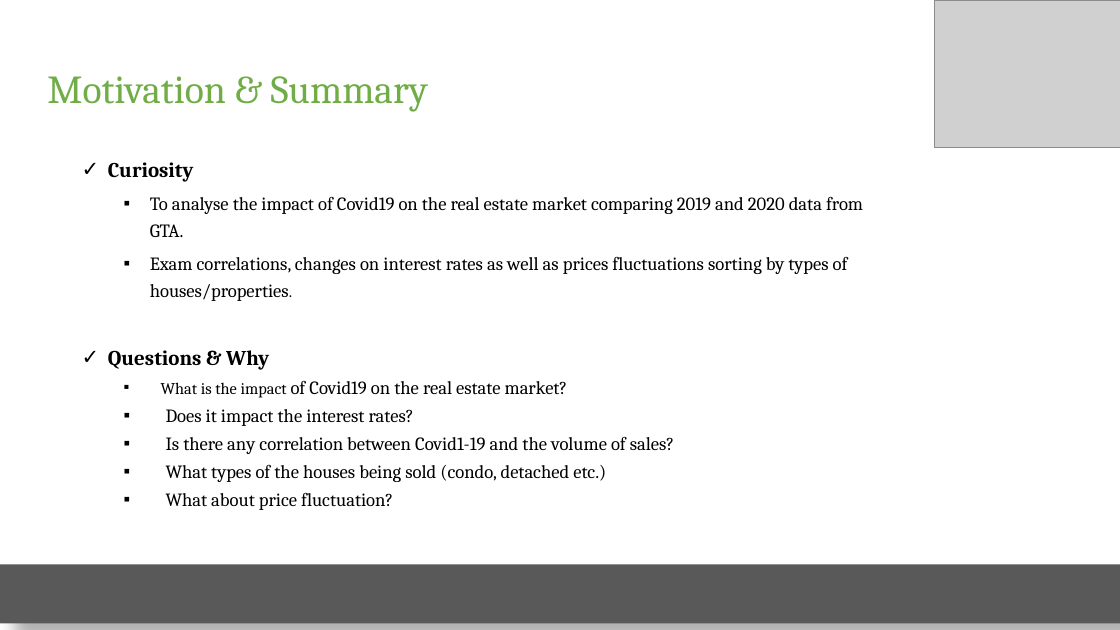
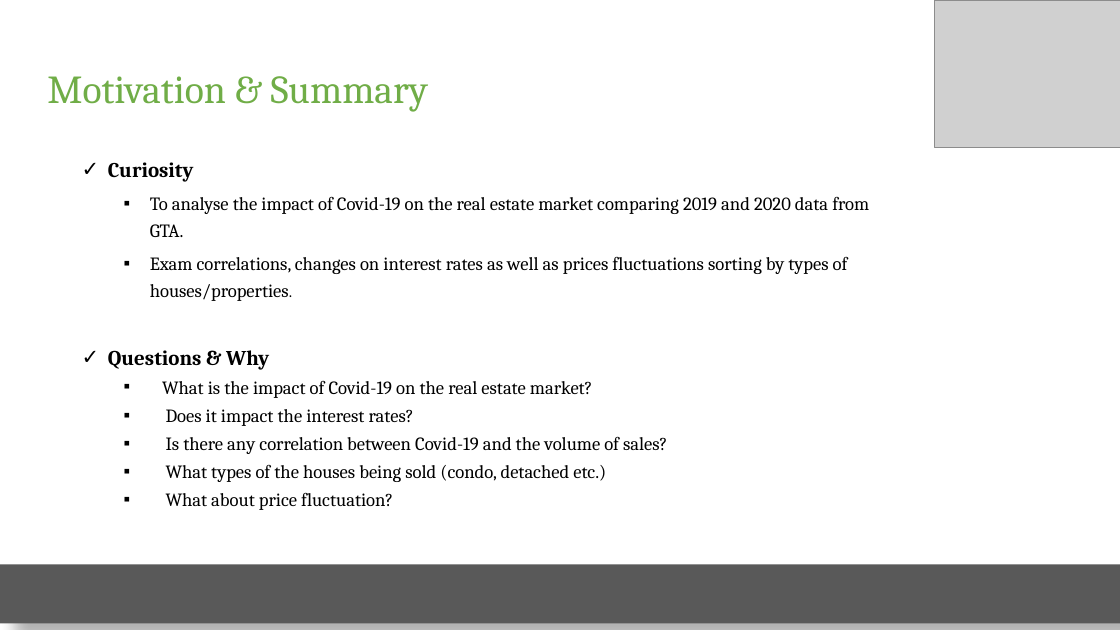
Before and after one commit to elubanska/GTA_real_estate_market, a slide deck: slide 2 of Real Estate Mkt.pptx. Drawn at 1120x630 pixels with LibreOffice and Linux fonts; fonts in the diff are those of the drawing; grey boxes stand for pictures. Boxes give left, top, right and bottom in pixels: in the first picture for what was removed or moved away, otherwise in the second. Text is boxed around its words. In the diff, an @@ line names an element or a change of style, - is before the commit and + after.

Commit message:
updated

```diff
--- a/Real Estate Mkt.pptx
+++ b/Real Estate Mkt.pptx
@@ text at bbox=[150, 196, 869, 237]: text changed @@
-  ▪ To analyse the impact of Covid19 on the real estate market comparing 2019 and 2020 data from GTA.
+  ▪ To analyse the impact of Covid-19 on the real estate market comparing 2019 and 2020 data from GTA.
@@ text at bbox=[162, 380, 593, 398]: text changed @@
-  ▪ What is the impact of Covid19 on the real estate market?
+  ▪ What is the impact of Covid-19 on the real estate market?
@@ text at bbox=[166, 436, 667, 454]: text changed @@
-  ▪ Is there any correlation between Covid1-19 and the volume of sales?
+  ▪ Is there any correlation between Covid-19 and the volume of sales?
```
Also in this commit, not shown: 6 other slides changed.
